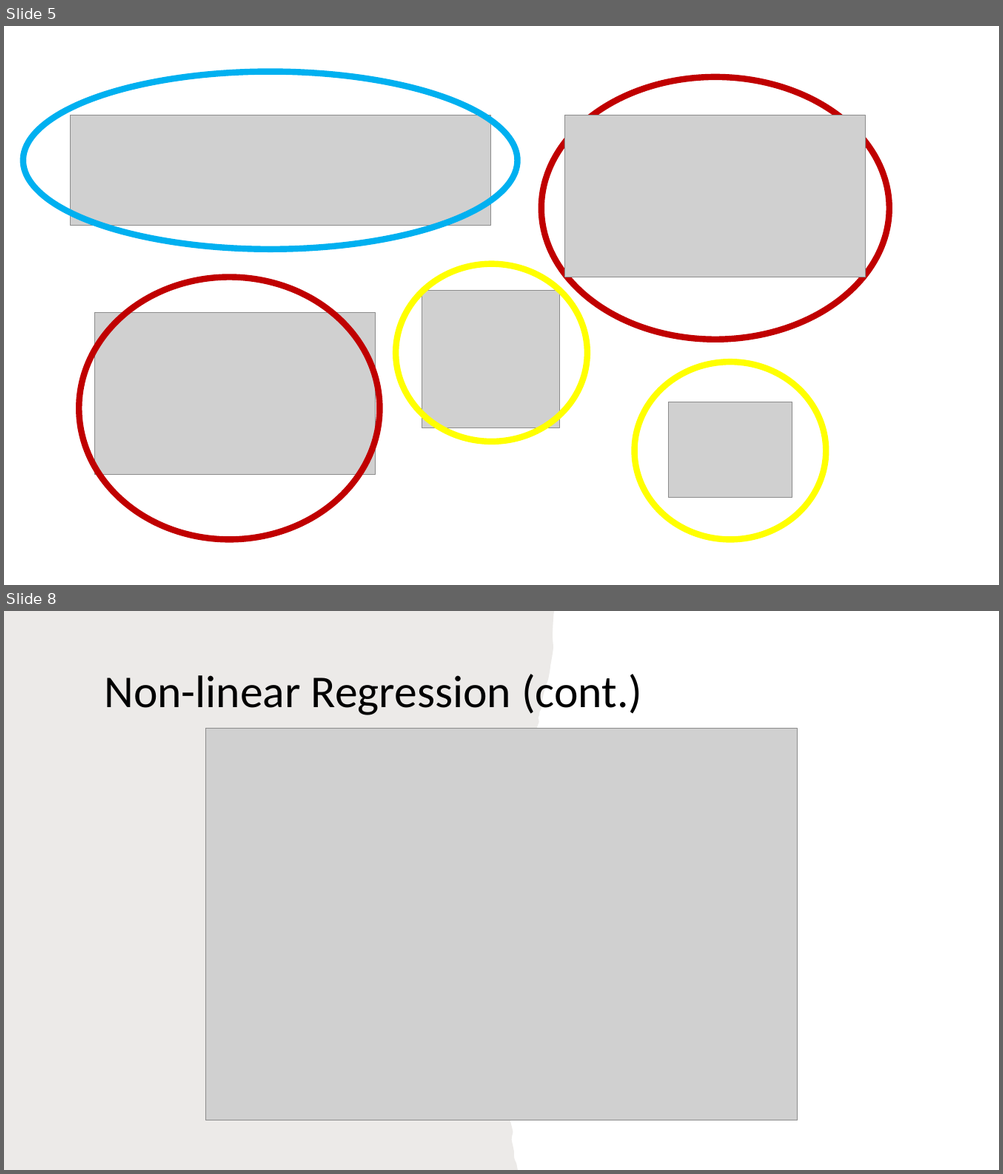
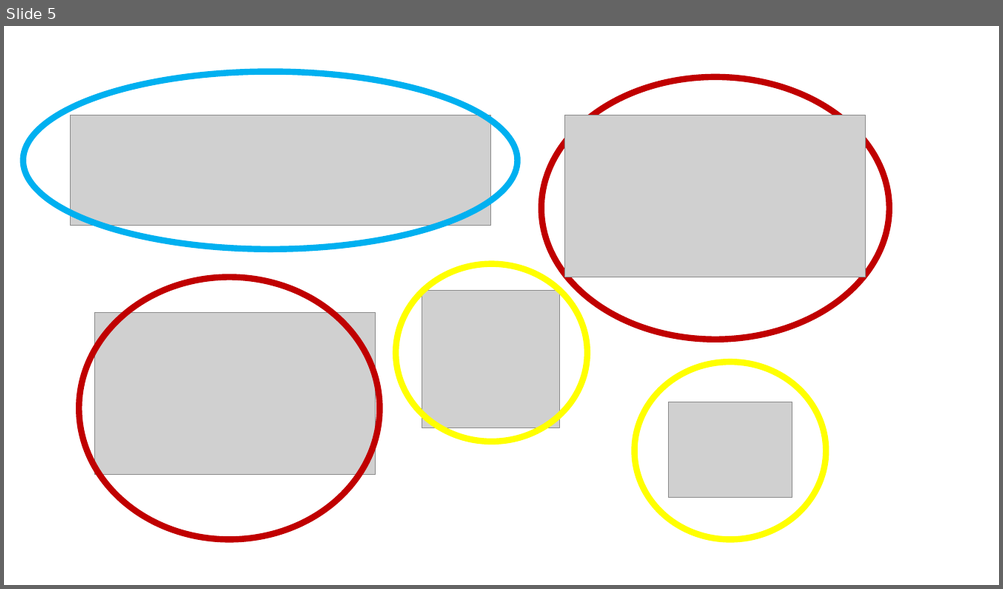
Before and after one commit to prxsto/529-ML-research, a slide deck: presentation1.pptx. Shown one above the other, each under a label of ours: slides 5 and 8 before the commit, slide 5 after it; the slides between them are not shown. The pictures are 1003x1174 and 1003x589 pixels, drawn with LibreOffice and Linux fonts; fonts in the diff are those of the drawing; grey boxes stand for pictures. Boxes give left, top, right and bottom in pixels: in the first picture for what was removed or moved away, otherwise in the second. Text is boxed around its words. In the diff, an @@ line names an element or a change of style, - is before the commit and + after.

```diff
--- a/presentation1.pptx
+++ b/presentation1.pptx
@@ slide 8 removed at bbox=[4, 611, 999, 1170], background #FFFFFF @@
@@ freeform shape removed at bbox=[4, 611, 554, 1170] @@
@@ title removed at bbox=[104, 674, 642, 715] @@
-Non-linear Regression (cont.)
@@ picture removed at bbox=[205, 728, 797, 1121] @@
```
Also in this commit, not shown: 3 slides changed, 4 slides added, 9 other slides removed, 3 other files.
